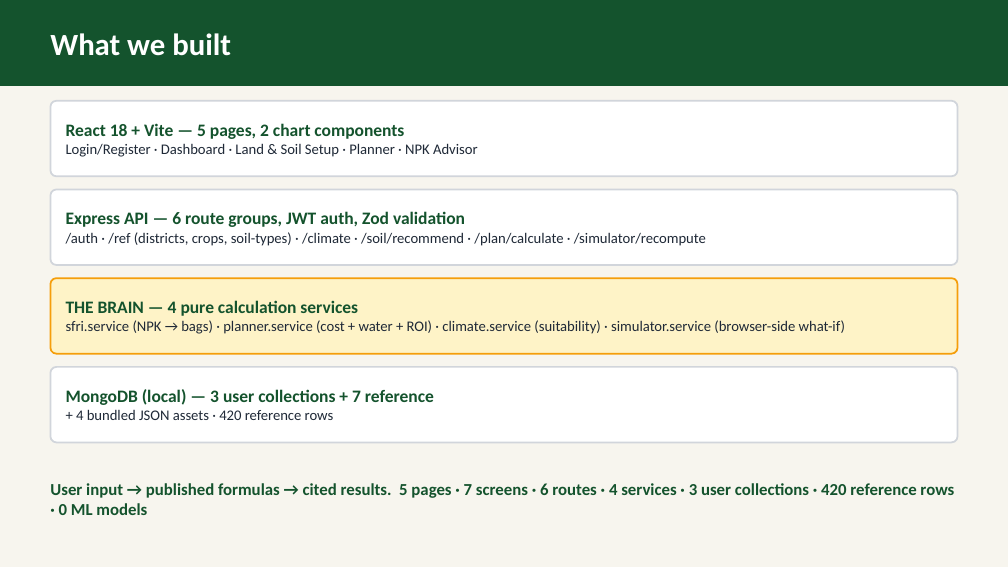
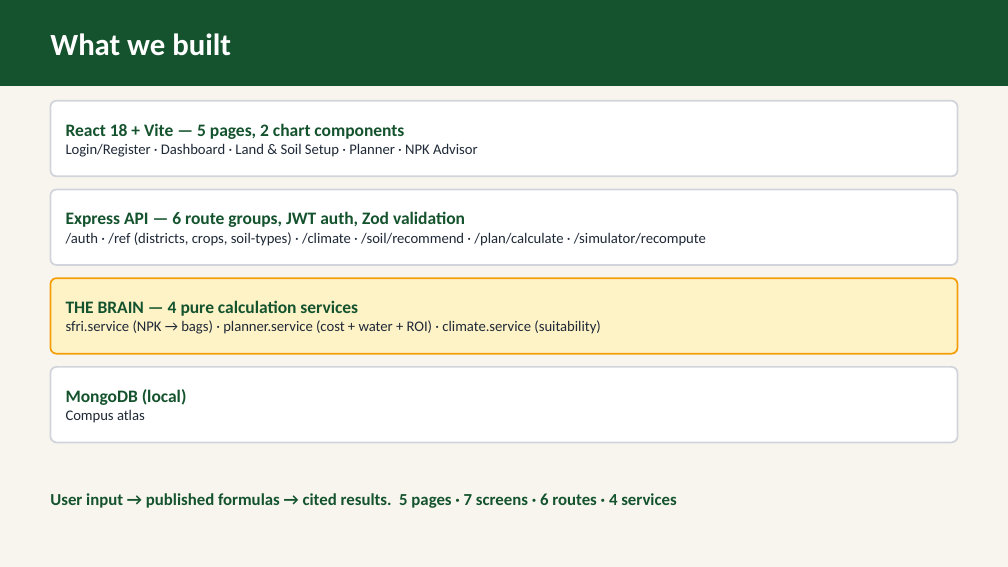
Before and after one commit to abdullahmunir139/my-fyp, a slide deck: slide 7 of deliverables/proposal/ppt/group_2_AgriPulse_Soil-Test_Driven_Farm_Planner.odp (slide 9 before the commit). Drawn at 1008x567 pixels with LibreOffice and Linux fonts; fonts in the diff are those of the drawing. Boxes give left, top, right and bottom in pixels: in the first picture for what was removed or moved away, otherwise in the second. Text is boxed around its words. In the diff, an @@ line names an element or a change of style, - is before the commit and + after.

Commit message:
Add new AgriPulse Soil-Test Driven Farm Planner documents in PDF and ODP formats; update existing files

```diff
--- a/deliverables/proposal/ppt/group_2_AgriPulse_Soil-Test_Driven_Farm_Planner.odp
+++ b/deliverables/proposal/ppt/group_2_AgriPulse_Soil-Test_Driven_Farm_Planner.odp
@@ text at (66, 320, 601, 334): text changed @@
-sfri.service (NPK → bags) · planner.service (cost + water + ROI) · climate.service (suitability) · simulator.service (browser-side what-if)
+sfri.service (NPK → bags) · planner.service (cost + water + ROI) · climate.service (suitability)
@@ text at (66, 389, 187, 423): text changed @@
-MongoDB (local) — 3 user collections + 7 reference
-+ 4 bundled JSON assets · 420 reference rows
+MongoDB (local)
+Compus atlas
@@ text at (50, 493, 676, 508): text changed @@
-User input → published formulas → cited results. 5 pages · 7 screens · 6 routes · 4 services · 3 user collections · 420 reference rows · 0 ML models
+User input → published formulas → cited results. 5 pages · 7 screens · 6 routes · 4 services
```
Also in this commit, not shown: 6 other slides changed, 2 slides added, 7 slides removed, 4 other files.
